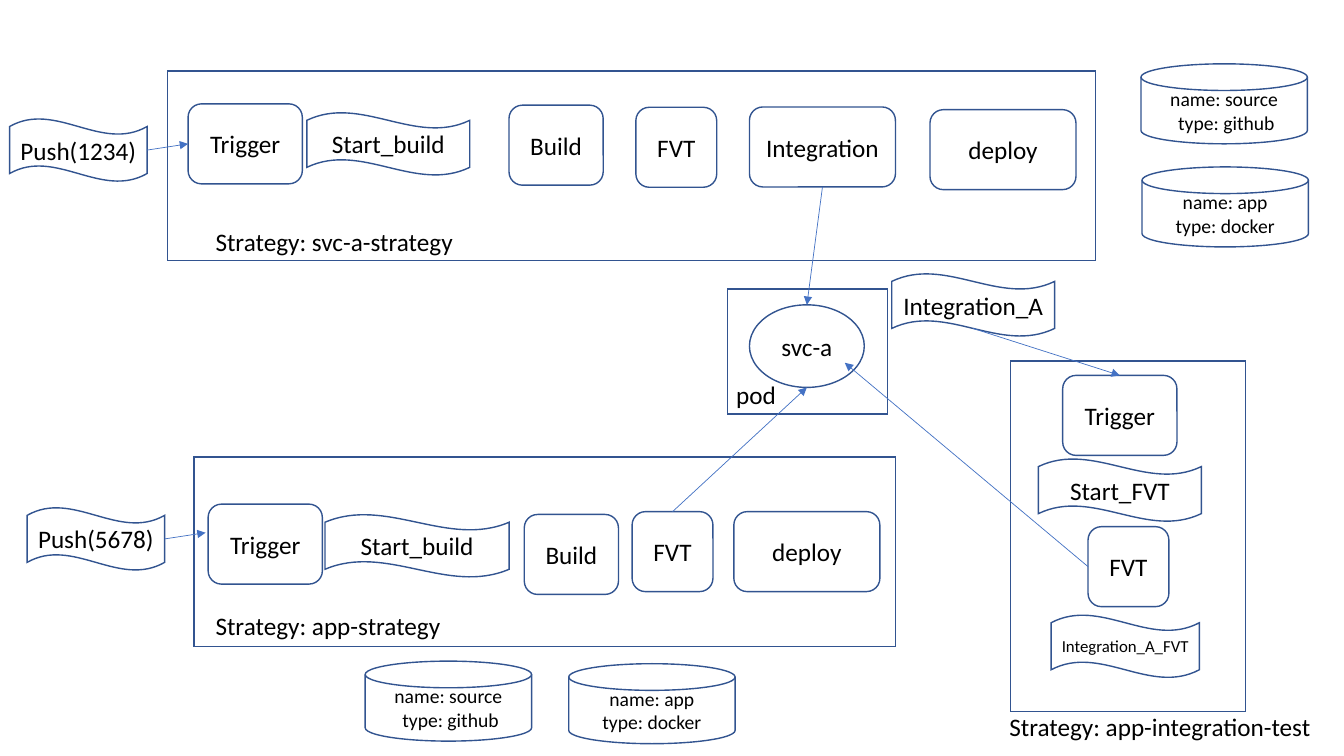
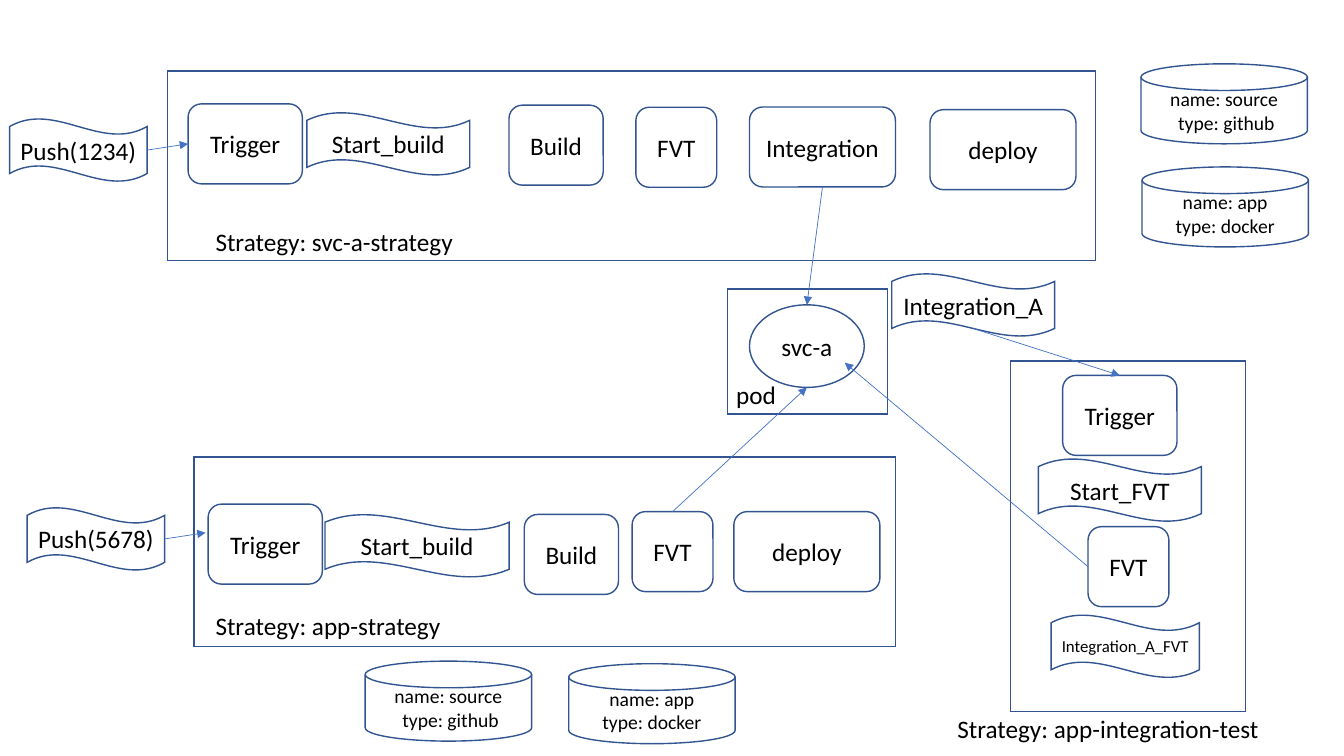
Before and after one commit to mchenggit/kabanero-event, a slide deck: slide 13 of architecture/KabaneroEvent.pptx. Drawn at 1344x756 pixels with LibreOffice and Linux fonts; fonts in the diff are those of the drawing. Boxes give left, top, right and bottom in pixels: in the first picture for what was removed or moved away, otherwise in the second. Text is boxed around its words. In the diff, an @@ line names an element or a change of style, - is before the commit and + after.

```diff
--- a/architecture/KabaneroEvent.pptx
+++ b/architecture/KabaneroEvent.pptx
@@ text "Strategy: app-integration-test": place and size @@
-text "Strategy: app-integration-test" at (1009,718,1311,741)
+text "Strategy: app-integration-test" at (957,720,1259,743)
```
Also in this commit, not shown: 1 other slide changed, 2 slides added, 2 other files.
